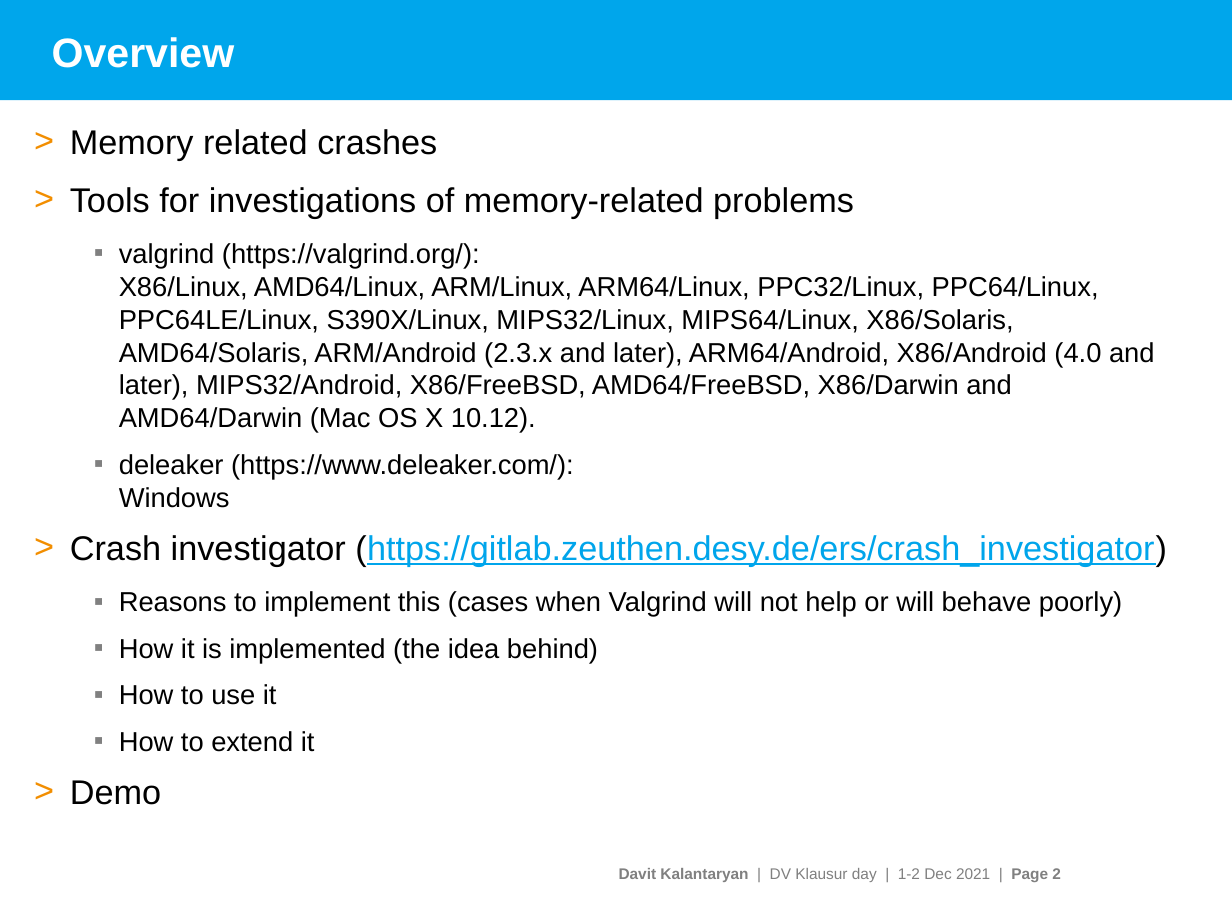
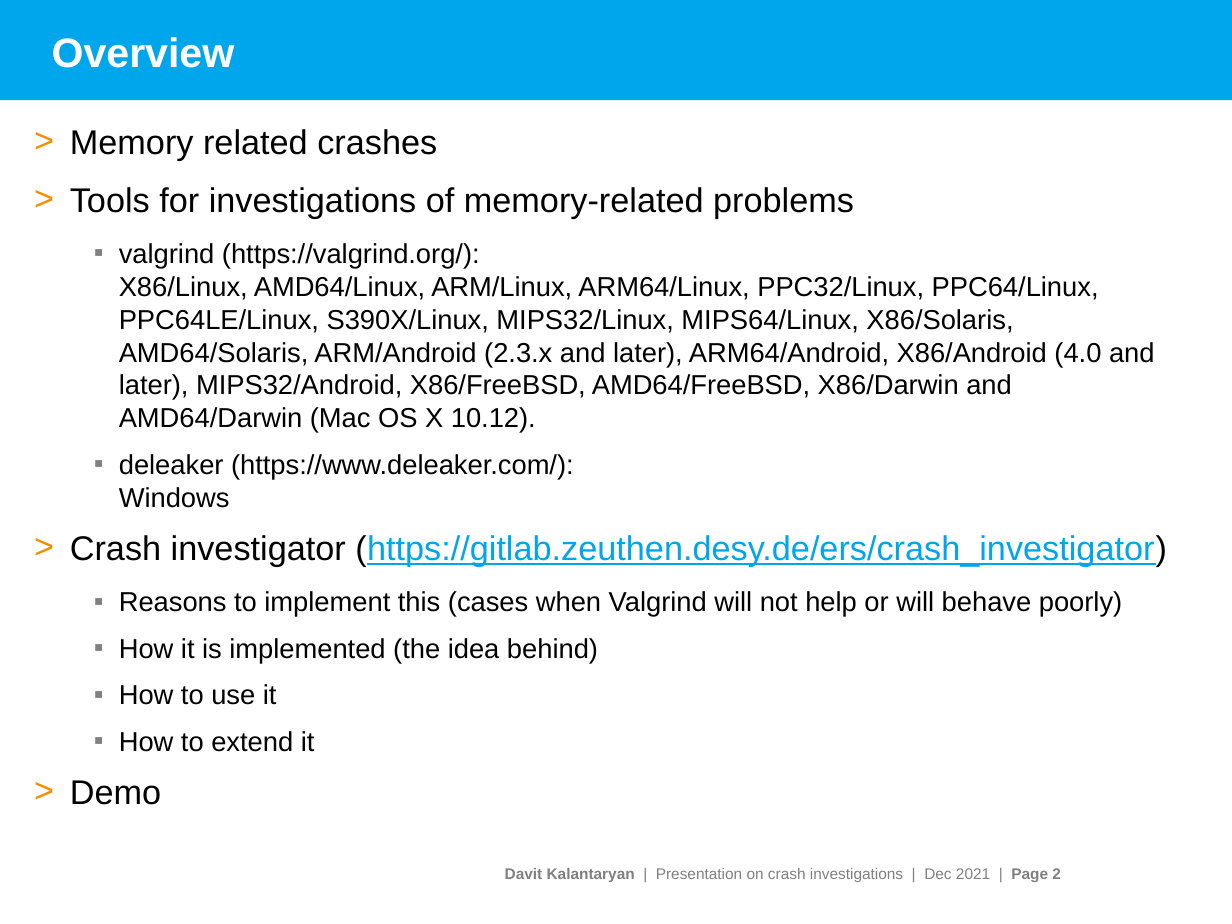
Before and after one commit to davitkalantaryan/old-crash_investigator, a slide deck: slide 2 of docs/crash_investigations.pptx. Drawn at 1232x924 pixels with LibreOffice and Linux fonts; fonts in the diff are those of the drawing; background and template pictures are left out. Boxes give left, top, right and bottom in pixels: in the first picture for what was removed or moved away, otherwise in the second. Text is boxed around its words. In the diff, an @@ line names an element or a change of style, - is before the commit and + after.

```diff
--- a/docs/crash_investigations.pptx
+++ b/docs/crash_investigations.pptx
@@ text at (505, 868, 1061, 882): text changed @@
-Davit Kalantaryan | DV Klausur day | 1-2 Dec 2021 | Page 2
+Davit Kalantaryan | Presentation on crash investigations | Dec 2021 | Page 2
```
Also in this commit, not shown: 4 other slides changed, 3 other files.
